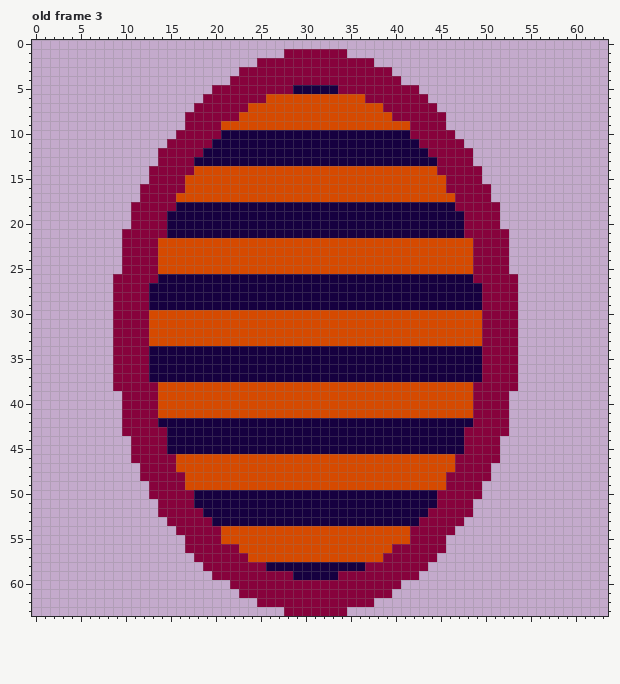
File history of a pixel-art file, Assets/Graphics/Sprites/portal.aseprite. The picture above is the old version.
64x64 pixels, 3 frames. Shown: old frame 3. The commit also changed other frames, which this record leaves out.
After:
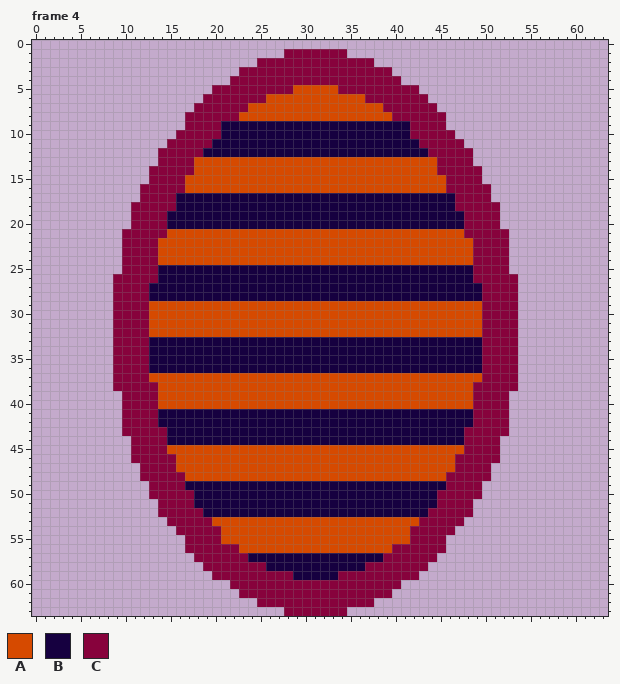
Palette (. is transparent): A #d64a00  B #160040  C #87023c
A new or re-ordered frame is compared with the old frame closest to it.
Edits made:
frames 3 -> 8
Changed rows in their new state; - is an unchanged pixel.
Frame 4 is new; against old frame 3, layer "shimmer":
first column x 29:
 5 AAAAA
first column x 21:
 9 BBBBBBBBBBBBBBBBBBBBB
first column x 18:
13 AAAAAAAAAAAAAAAAAAAAAAAAAAA
first column x 16:
17 BBBBBBBBBBBBBBBBBBBBBBBBBBBBBBB
first column x 15:
21 AAAAAAAAAAAAAAAAAAAAAAAAAAAAAAAAA
first column x 14:
25 BBBBBBBBBBBBBBBBBBBBBBBBBBBBBBBBBBB
first column x 13:
29 AAAAAAAAAAAAAAAAAAAAAAAAAAAAAAAAAAAAA
first column x 13:
33 BBBBBBBBBBBBBBBBBBBBBBBBBBBBBBBBBBBBB
first column x 13:
37 AAAAAAAAAAAAAAAAAAAAAAAAAAAAAAAAAAAAA
first column x 14:
41 BBBBBBBBBBBBBBBBBBBBBBBBBBBBBBBBBBB
first column x 15:
45 AAAAAAAAAAAAAAAAAAAAAAAAAAAAAAAAA
first column x 17:
49 BBBBBBBBBBBBBBBBBBBBBBBBBBBBB
first column x 20:
53 AAAAAAAAAAAAAAAAAAAAAAA
first column x 24:
57 BBBBBBBBBBBBBBB
Boxes around the changes in both pictures, in picture pixels (x1, y1, x2, y2):
changed: (293, 85, 338, 94)
changed: (176, 121, 455, 202)
changed: (149, 229, 482, 310)
changed: (149, 337, 482, 418)
changed: (167, 445, 464, 526)
changed: (248, 553, 383, 562)
